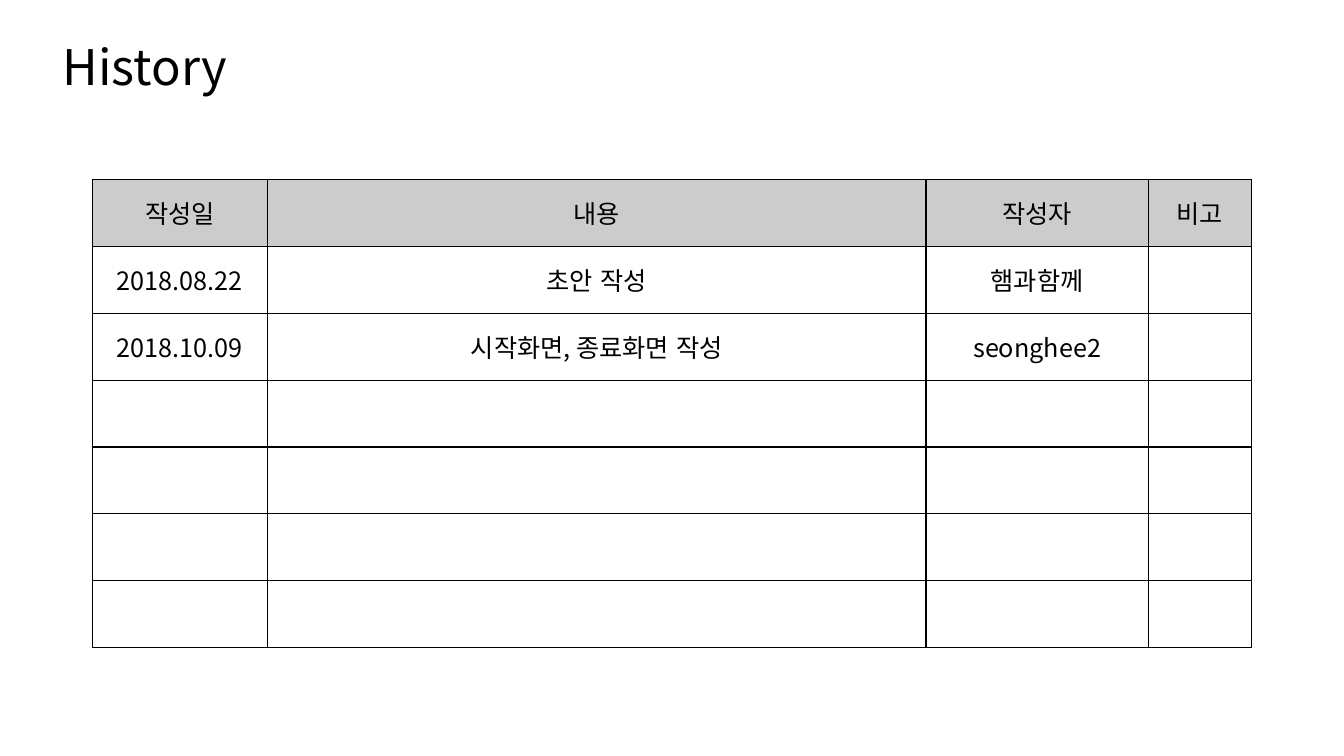
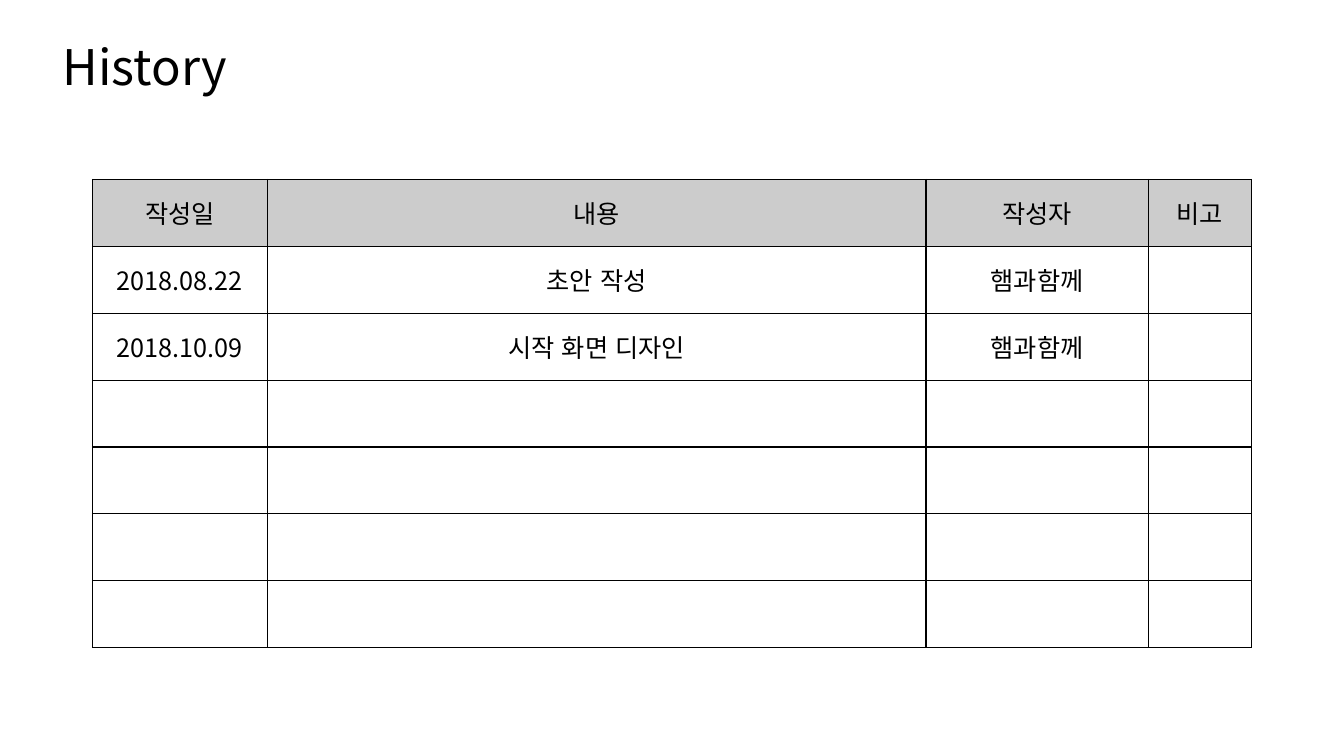
Before and after one commit to veryear/2048, a slide deck: slide 2 of Documents/2048 기획서.pptx. Drawn at 1344x756 pixels with LibreOffice and Linux fonts; fonts in the diff are those of the drawing. Boxes give left, top, right and bottom in pixels: in the first picture for what was removed or moved away, otherwise in the second. Text is boxed around its words. In the diff, an @@ line names an element or a change of style, - is before the commit and + after.

```diff
--- a/Documents/2048 기획서.pptx
+++ b/Documents/2048 기획서.pptx
@@ table at [93, 179, 1252, 648] @@
-row 3, column 2: 시작화면, 종료화면 작성
+row 3, column 2: 시작 화면 디자인
-row 3, column 3: seonghee2
+row 3, column 3: 햄과함께
```
Also in this commit, not shown: 1 slide added, 2 other files.
